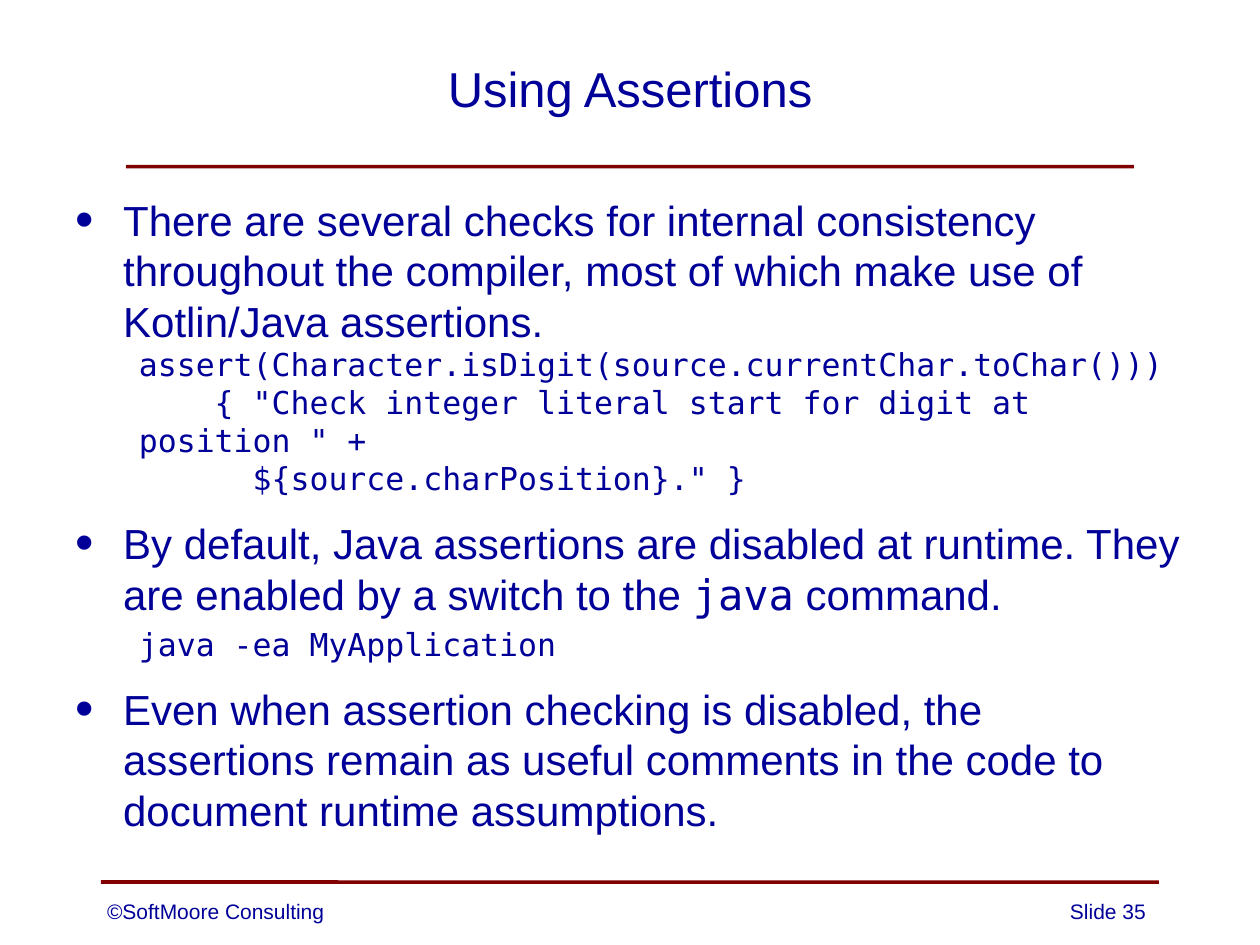
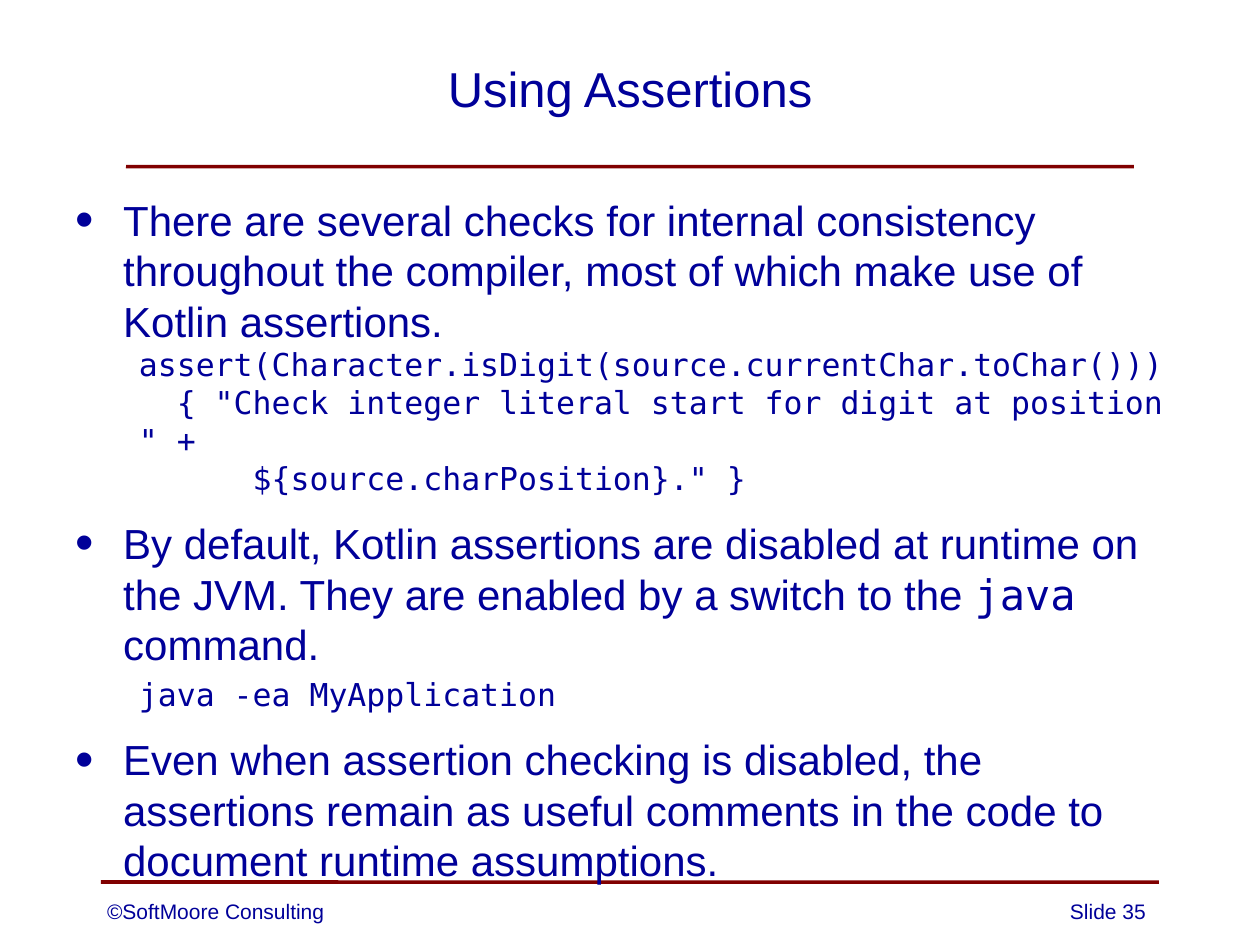
Before and after one commit to SoftMoore/CPRL-Kt-2nd, a slide deck: slide 35 of PowerPoints/05 - Lexical Analysis.pptx. Drawn at 1260x945 pixels with LibreOffice and Linux fonts; fonts in the diff are those of the drawing. Boxes give left, top, right and bottom in pixels: in the first picture for what was removed or moved away, otherwise in the second. Text is boxed around its words. In the diff, an @@ line names an element or a change of style, - is before the commit and + after.

Commit message:
minor modifications to several slides

```diff
--- a/PowerPoints/05 - Lexical Analysis.pptx
+++ b/PowerPoints/05 - Lexical Analysis.pptx
@@ text at [123,205,1082,338]: text changed @@
-• There are several checks for internal consistency throughout the compiler, most of which make use of Kotlin/Java assertions.
+• There are several checks for internal consistency throughout the compiler, most of which make use of Kotlin assertions.
@@ text at [123,528,1139,661]: text changed @@
-• By default, Java assertions are disabled at runtime. They are enabled by a switch to the java command.
+• By default, Kotlin assertions are disabled at runtime on the JVM. They are enabled by a switch to the java command.
```
Also in this commit, not shown: 9 other slides changed, 9 other files.
